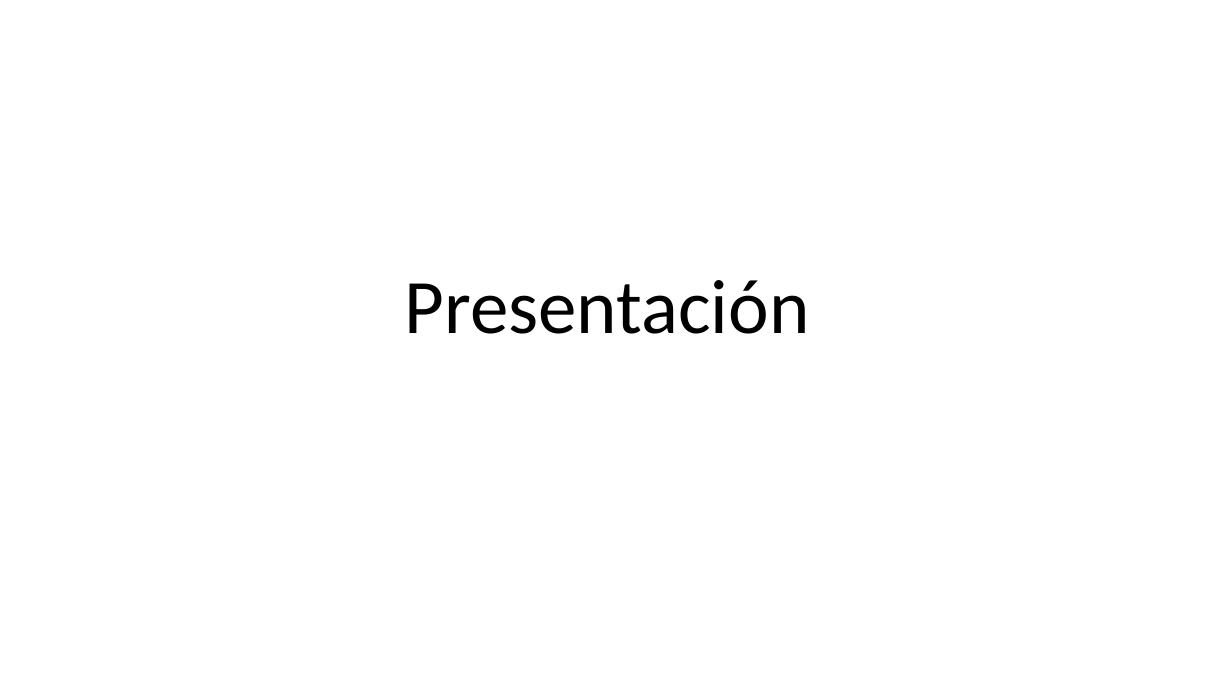
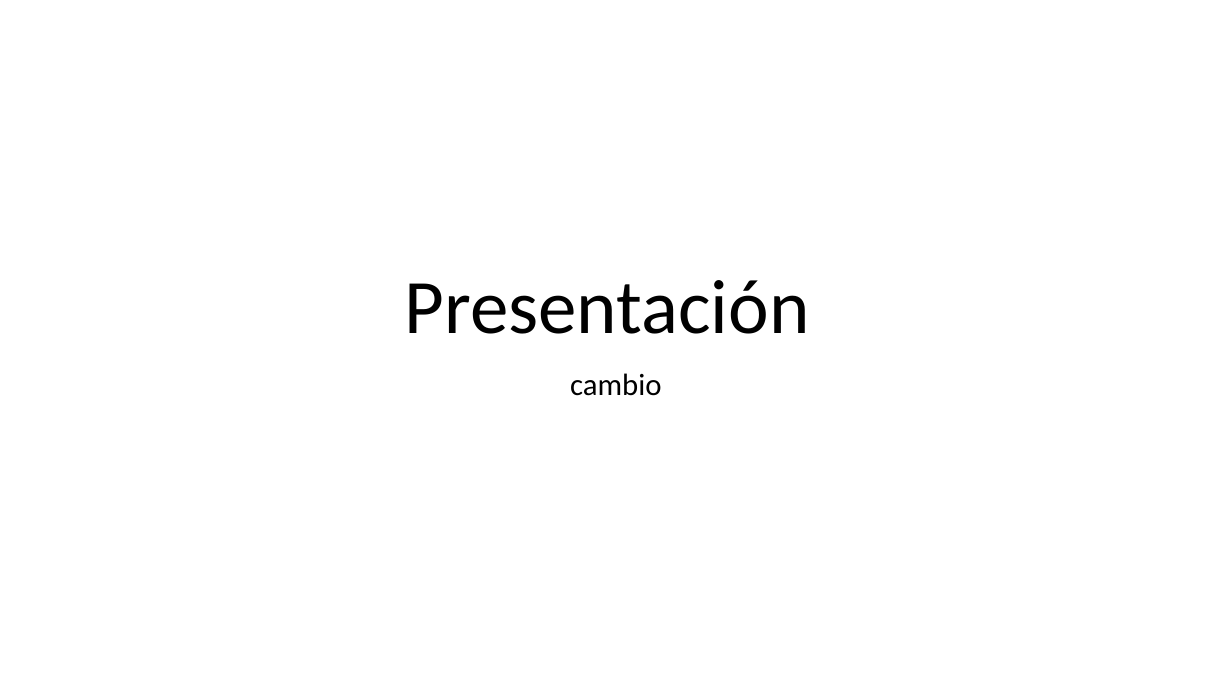
Before and after one commit to Alejandramo20/ramasgithub, a slide deck: slide 1 of Presentacion.pptx. Drawn at 1232x693 pixels with LibreOffice and Linux fonts; fonts in the diff are those of the drawing. Boxes give left, top, right and bottom in pixels: in the first picture for what was removed or moved away, otherwise in the second. Text is boxed around its words. In the diff, an @@ line names an element or a change of style, - is before the commit and + after.

Commit message:
cambio en ppt

```diff
--- a/Presentacion.pptx
+++ b/Presentacion.pptx
@@ subtitle added at box(570, 373, 662, 396), 24 pt, text #000000 @@
+cambio
```
